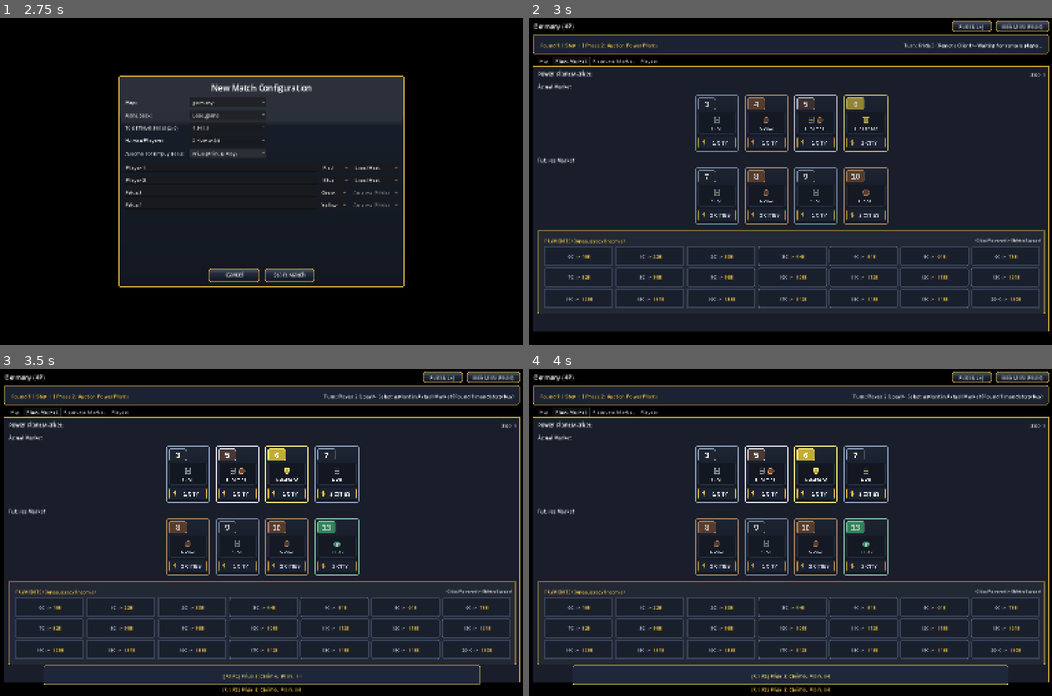
Above: before the commit, frames 1-4 (two rows, left to right).
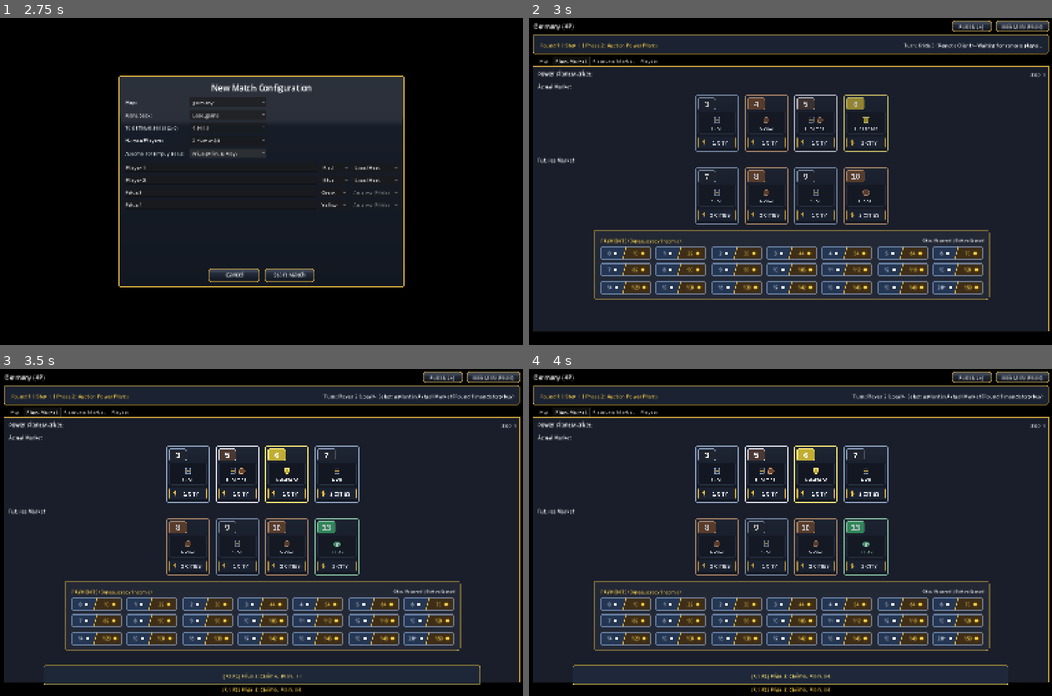
Above: after the commit, the same moments.

Repository: XBigTK13X/wattage-web
Game: Godot game, scene res://scene/Bootstrap/Bootstrap.tscn
Two runs of this game, one before a commit and one after it. Both use one fixed random seed, a clock stepped at 60 frames per second and the inputs below.
Inputs (mouse positions are in pixels of both pictures, inside the frame that each line leads up to):
- Up to frame 1 (2.75 s): click "New Match" at 0.5 s; click "Frida (Print & Play)" at 1.25 s; click "Frida (Print & Play)" at 2 s
- Up to frame 2 (3 s): click "Start Match" at 2.75 s
- Up to frame 3 (3.5 s): no input
- Up to frame 4 (4 s): tap Enter (ui_accept) at 3.5, 3.77 s; move the mouse to (905, 516) at 3.52 s; hold D (pan_right) from 3.53 s (still down); tap Space (confirm_action) at 3.6 s; click (905, 516) at 3.67 s

Frame 1 is identical in both runs. In frame 2, 11% of the frame differs, in the area x 1-99%, y 64-91%; in frame 3, 11%; in frame 4, 11%.

Commit message:
Improve lots of ui elements

Diff:
--- a/script/instance/rules/game_engine.gd
+++ b/script/instance/rules/game_engine.gd
@@ -404,7 +404,7 @@
 	state.auction["last_winner_seat"] = winner_seat
 	state.auction.bought_this_round.append(winner_seat)
 	state.auction.any_plant_sold_this_round = true
-	record_history(state, winner_seat, "Won Plant #" + str(plant_number) + " for " + str(cost) + "E")
+	record_history(state, winner_seat, "Won Plant #" + str(plant_number) + " for " + str(cost) + " Elektro")
 	_advance_phase_two_turn(state)
 
 static func _advance_phase_two_turn(state):
@@ -492,7 +492,7 @@
 	var max_cities = _max_connected_cities(state)
 	PlantMarket.remove_plants_at_or_below(state, max_cities)
 
-	return { accepted = true, error_code = "", message = "Built " + city_id + " for " + str(total_cost) + "E" }
+	return { accepted = true, error_code = "", message = "Built " + city_id + " for " + str(total_cost) + " Elektro" }
 
 static func _handle_power_plants(state, seat_index, parameters):
 	var player = state.players[seat_index]
--- a/script/instance/ui/client_dashboard_view.gd
+++ b/script/instance/ui/client_dashboard_view.gd
@@ -33,10 +33,13 @@
 	if elektro_texture != null:
 		var badge = TextureRect.new()
 		badge.texture = elektro_texture
+		badge.size_flags_vertical = Control.SIZE_SHRINK_CENTER
 		badge.stretch_mode = TextureRect.STRETCH_KEEP_CENTERED
 		elektro_box.add_child(badge)
 
 	_elektro_label = Label.new()
+	_elektro_label.vertical_alignment = VERTICAL_ALIGNMENT_CENTER
+	_elektro_label.size_flags_vertical = Control.SIZE_SHRINK_CENTER
 	_elektro_label.add_theme_font_size_override("font_size", 24)
 	_elektro_label.add_theme_color_override("font_color", Color(0.96, 0.80, 0.28))
 	elektro_box.add_child(_elektro_label)
@@ -95,7 +98,7 @@
 	var turn_badge = "YOUR TURN" if is_my_turn else "Waiting"
 
 	_status_label.text = player_name + " (" + turn_badge + ") | Step " + str(step) + " Phase " + str(phase)
-	_elektro_label.text = str(private_state.get("elektro", 0)) + "E"
+	_elektro_label.text = str(private_state.get("elektro", 0))
 
 	var stored = private_state.get("stored_resources", {})
 	_resources_label.text = "Stored Fuel -> Coal: " + str(stored.get("coal", 0)) + " | Oil: " + str(stored.get("oil", 0)) + " | Garbage: " + str(stored.get("garbage", 0)) + " | Uranium: " + str(stored.get("uranium", 0))
--- a/script/instance/ui/client_map_view.gd
+++ b/script/instance/ui/client_map_view.gd
@@ -169,7 +169,7 @@
 		return
 	var occupancy = _public_state.get("city_occupancy", {}).get(city_id, [])
 	var step = int(_public_state.get("step", 1))
-	var next_cost = "Full" if occupancy.size() >= step else (str(10 + occupancy.size() * 5) + "E")
+	var next_cost = "Full" if occupancy.size() >= step else (str(10 + occupancy.size() * 5) + " Elektro")
 	_inspect_label.text = city.name + " (" + str(city.region_id).capitalize() + ") | Next Slot: " + next_cost + " | Built: " + str(occupancy.size()) + "/" + str(step)
 	var phase = int(_public_state.get("phase", 1))
 	_build_button.visible = (phase == 4 and occupancy.size() < step)
--- a/script/instance/ui/plant_market_panel.gd
+++ b/script/instance/ui/plant_market_panel.gd
@@ -108,7 +108,7 @@
 
 func _build_payments_card():
 	var card = VW.Chrome.panel_container(Vector2(0, 0), Color(0.14, 0.16, 0.21, 0.96), Color(0.85, 0.68, 0.25, 0.85))
-	card.size_flags_horizontal = Control.SIZE_EXPAND_FILL
+	card.size_flags_horizontal = Control.SIZE_SHRINK_CENTER
 
 	var card_layout = VBoxContainer.new()
 	card_layout.add_theme_constant_override("separation", 8)
@@ -126,46 +126,103 @@
 	header_row.add_child(title_label)
 
 	var legend_label = Label.new()
-	legend_label.text = "Cities Powered -> Elektro Earned"
+	legend_label.text = "Cities Powered | Elektro Earned"
 	legend_label.add_theme_font_size_override("font_size", 13)
 	header_row.add_child(legend_label)
 
 	var grid = GridContainer.new()
 	grid.columns = 7
-	grid.size_flags_horizontal = Control.SIZE_EXPAND_FILL
-	grid.add_theme_constant_override("h_separation", 8)
-	grid.add_theme_constant_override("v_separation", 6)
+	grid.add_theme_constant_override("h_separation", 14)
+	grid.add_theme_constant_override("v_separation", 10)
 	card_layout.add_child(grid)
 
+	var bg_texture = VW.Assets.get_ui_texture("payment_cell_bg")
+	var house_texture = VW.Assets.get_token_texture("house_token")
+	var badge_texture = VW.Assets.get_ui_texture("elektro_badge")
 	var payouts = GameEngine.BUREAUCRACY_PAYOUTS
 	for city_count in range(payouts.size()):
-		var cell = VW.Chrome.panel_container(Vector2(0, 42), Color(0.10, 0.12, 0.17, 0.95), Color(0.35, 0.42, 0.54, 0.85))
-		cell.size_flags_horizontal = Control.SIZE_EXPAND_FILL
+		var cell = Control.new()
+		cell.custom_minimum_size = Vector2(164, 44)
+		if bg_texture != null:
+			var bg = TextureRect.new()
+			bg.texture = bg_texture
+			bg.set_anchors_preset(Control.PRESET_FULL_RECT)
+			bg.expand_mode = TextureRect.EXPAND_IGNORE_SIZE
+			bg.stretch_mode = TextureRect.STRETCH_SCALE
+			cell.add_child(bg)
+		else:
+			var fallback_draw = _SlantedCellBackground.new()
+			fallback_draw.set_anchors_preset(Control.PRESET_FULL_RECT)
+			fallback_draw.mouse_filter = Control.MOUSE_FILTER_IGNORE
+			cell.add_child(fallback_draw)
+
 		var cell_row = HBoxContainer.new()
-		cell_row.alignment = BoxContainer.ALIGNMENT_CENTER
-		cell_row.add_theme_constant_override("separation", 8)
+		cell_row.set_anchors_preset(Control.PRESET_FULL_RECT)
+		cell_row.add_theme_constant_override("separation", 0)
 		cell.add_child(cell_row)
 
+		var left_half = HBoxContainer.new()
+		left_half.size_flags_horizontal = Control.SIZE_EXPAND_FILL
+		left_half.alignment = BoxContainer.ALIGNMENT_CENTER
+		left_half.add_theme_constant_override("separation", 5)
+		cell_row.add_child(left_half)
+
 		var cities_label = Label.new()
-		cities_label.text = ("20+" if city_count == 20 else str(city_count)) + "C"
-		cities_label.add_theme_font_size_override("font_size", 14)
-		cities_label.add_theme_color_override("font_color", Color(0.80, 0.86, 0.96))
-		cell_row.add_child(cities_label)
-
-		var arrow_label = Label.new()
-		arrow_label.text = "->"
-		arrow_label.add_theme_font_size_override("font_size", 13)
-		cell_row.add_child(arrow_label)
+		cities_label.text = "20+" if city_count == 20 else str(city_count)
+		cities_label.vertical_alignment = VERTICAL_ALIGNMENT_CENTER
+		cities_label.size_flags_vertical = Control.SIZE_SHRINK_CENTER
+		cities_label.add_theme_font_size_override("font_size", 15)
+		cities_label.add_theme_color_override("font_color", Color(0.84, 0.90, 0.98))
+		left_half.add_child(cities_label)
+
+		if house_texture != null:
+			var house_icon = TextureRect.new()
+			house_icon.texture = house_texture
+			house_icon.custom_minimum_size = Vector2(18, 18)
+			house_icon.size_flags_vertical = Control.SIZE_SHRINK_CENTER
+			house_icon.expand_mode = TextureRect.EXPAND_IGNORE_SIZE
+			house_icon.stretch_mode = TextureRect.STRETCH_KEEP_ASPECT_CENTERED
+			left_half.add_child(house_icon)
+
+		var right_half = HBoxContainer.new()
+		right_half.size_flags_horizontal = Control.SIZE_EXPAND_FILL
+		right_half.alignment = BoxContainer.ALIGNMENT_CENTER
+		right_half.add_theme_constant_override("separation", 5)
+		cell_row.add_child(right_half)
 
 		var payout_label = Label.new()
-		payout_label.text = str(payouts[city_count]) + "E"
+		payout_label.text = str(payouts[city_count])
+		payout_label.vertical_alignment = VERTICAL_ALIGNMENT_CENTER
+		payout_label.size_flags_vertical = Control.SIZE_SHRINK_CENTER
 		payout_label.add_theme_font_size_override("font_size", 15)
 		payout_label.add_theme_color_override("font_color", Color(0.96, 0.80, 0.28))
-		cell_row.add_child(payout_label)
+		right_half.add_child(payout_label)
+
+		if badge_texture != null:
+			var badge = TextureRect.new()
+			badge.texture = badge_texture
+			badge.custom_minimum_size = Vector2(18, 18)
+			badge.size_flags_vertical = Control.SIZE_SHRINK_CENTER
+			badge.expand_mode = TextureRect.EXPAND_IGNORE_SIZE
+			badge.stretch_mode = TextureRect.STRETCH_KEEP_ASPECT_CENTERED
+			right_half.add_child(badge)
 
 		grid.add_child(cell)
 
 	return card
+
+class _SlantedCellBackground extends Control:
+	func _draw():
+		var cell_width = size.x
+		var cell_height = size.y
+		if cell_width <= 0 or cell_height <= 0:
+			return
+		var mid_top = cell_width * 0.51
+		var mid_bot = cell_width * 0.43
+		draw_colored_polygon(PackedVector2Array([Vector2(0, 0), Vector2(mid_top, 0), Vector2(mid_bot, cell_height), Vector2(0, cell_height)]), Color(0.14, 0.21, 0.32, 0.98))
+		draw_colored_polygon(PackedVector2Array([Vector2(mid_top, 0), Vector2(cell_width, 0), Vector2(cell_width, cell_height), Vector2(mid_bot, cell_height)]), Color(0.24, 0.18, 0.09, 0.98))
+		draw_line(Vector2(mid_top, 0), Vector2(mid_bot, cell_height), Color(0.88, 0.71, 0.28, 1.0), 2.0, true)
+		draw_rect(Rect2(Vector2(1, 1), Vector2(cell_width - 2, cell_height - 2)), Color(0.53, 0.63, 0.78, 0.95), false, 2.0)
 
 func set_state(game_state):
 	_game_state = game_state
@@ -202,7 +259,7 @@
 		var bidder_name = players[high_bidder_seat].player_name if high_bidder_seat >= 0 and high_bidder_seat < players.size() else "None"
 		var active_bidder_name = active_player.player_name if active_player != null else "None"
 		var passed_seats = auction.get("passed_seats", [])
-		_auction_info_label.text = "Auctioning Plant #" + str(auction.get("plant_number", 0)) + " | High Bid: " + str(current_bid) + "E (" + bidder_name + ") | Waiting on: " + active_bidder_name + " | Passed: " + str(passed_seats.size())
+		_auction_info_label.text = "Auctioning Plant #" + str(auction.get("plant_number", 0)) + " | High Bid: " + str(current_bid) + " Elektro (" + bidder_name + ") | Waiting on: " + active_bidder_name + " | Passed: " + str(passed_seats.size())
 		_bid_one_button.disabled = not is_local_turn or active_elektro < current_bid + 1
 		_bid_five_button.disabled = not is_local_turn or active_elektro < current_bid + 5
 		_pass_button.disabled = not is_local_turn
--- a/script/instance/ui/player_summary_strip.gd
+++ b/script/instance/ui/player_summary_strip.gd
@@ -76,10 +76,53 @@
 		name_label.add_theme_font_size_override("font_size", 17)
 		name_row.add_child(name_label)
 
+		var elektro_row = HBoxContainer.new()
+		elektro_row.add_theme_constant_override("separation", 6)
+		left_box.add_child(elektro_row)
+
+		var city_total = GameEngine.player_city_count(player)
+		var elektro_label = Label.new()
+		elektro_label.text = str(player.elektro)
+		elektro_label.vertical_alignment = VERTICAL_ALIGNMENT_CENTER
+		elektro_label.size_flags_vertical = Control.SIZE_SHRINK_CENTER
+		elektro_label.add_theme_color_override("font_color", Color(0.96, 0.80, 0.28))
+		elektro_row.add_child(elektro_label)
+
+		var badge_texture = VW.Assets.get_ui_texture("elektro_badge")
+		if badge_texture != null:
+			var badge = TextureRect.new()
+			badge.texture = badge_texture
+			badge.custom_minimum_size = Vector2(18, 18)
+			badge.size_flags_vertical = Control.SIZE_SHRINK_CENTER
+			badge.expand_mode = TextureRect.EXPAND_IGNORE_SIZE
+			badge.stretch_mode = TextureRect.STRETCH_KEEP_ASPECT_CENTERED
+			elektro_row.add_child(badge)
+
+		var separator_label = Label.new()
+		separator_label.text = " | "
+		separator_label.vertical_alignment = VERTICAL_ALIGNMENT_CENTER
+		separator_label.size_flags_vertical = Control.SIZE_SHRINK_CENTER
+		elektro_row.add_child(separator_label)
+
+		var cities_label = Label.new()
+		cities_label.text = str(city_total)
+		cities_label.vertical_alignment = VERTICAL_ALIGNMENT_CENTER
+		cities_label.size_flags_vertical = Control.SIZE_SHRINK_CENTER
+		elektro_row.add_child(cities_label)
+
+		var house_texture = VW.Assets.get_token_texture("house_token")
+		if house_texture != null:
+			var house_icon = TextureRect.new()
+			house_icon.texture = house_texture
+			house_icon.custom_minimum_size = Vector2(18, 18)
+			house_icon.size_flags_vertical = Control.SIZE_SHRINK_CENTER
+			house_icon.expand_mode = TextureRect.EXPAND_IGNORE_SIZE
+			house_icon.stretch_mode = TextureRect.STRETCH_KEEP_ASPECT_CENTERED
+			elektro_row.add_child(house_icon)
+
 		var stats_label = Label.new()
 		var stored = player.get("stored_resources", {})
-		var city_total = GameEngine.player_city_count(player)
-		stats_label.text = "Elektro: " + str(player.elektro) + "E | Cities: " + str(city_total) + "\nFuel: Coal " + str(int(stored.get("coal", 0))) + ", Oil " + str(int(stored.get("oil", 0))) + ", Garbage " + str(int(stored.get("garbage", 0))) + ", Uranium " + str(int(stored.get("uranium", 0)))
+		stats_label.text = "Fuel: Coal " + str(int(stored.get("coal", 0))) + ", Oil " + str(int(stored.get("oil", 0))) + ", Garbage " + str(int(stored.get("garbage", 0))) + ", Uranium " + str(int(stored.get("uranium", 0)))
 		left_box.add_child(stats_label)
 
 		var plants_row = HBoxContainer.new()
--- a/script/instance/ui/resource_market_panel.gd
+++ b/script/instance/ui/resource_market_panel.gd
@@ -78,12 +78,26 @@
 	for price in ALL_PRICES:
 		var price_cell = VW.Chrome.panel_container(Vector2(0, 34), Color(0.16, 0.19, 0.26, 0.95), Color(0.85, 0.68, 0.25, 0.8))
 		price_cell.size_flags_horizontal = Control.SIZE_EXPAND_FILL
+		var price_row = HBoxContainer.new()
+		price_row.alignment = BoxContainer.ALIGNMENT_CENTER
+		price_row.add_theme_constant_override("separation", 3)
+		price_cell.add_child(price_row)
 		var price_label = Label.new()
-		price_label.text = str(price) + "E"
-		price_label.horizontal_alignment = HORIZONTAL_ALIGNMENT_CENTER
+		price_label.text = str(price)
+		price_label.vertical_alignment = VERTICAL_ALIGNMENT_CENTER
+		price_label.size_flags_vertical = Control.SIZE_SHRINK_CENTER
 		price_label.add_theme_font_size_override("font_size", 15)
 		price_label.add_theme_color_override("font_color", Color(0.96, 0.80, 0.28))
-		price_cell.add_child(price_label)
+		price_row.add_child(price_label)
+		var badge_texture = VW.Assets.get_ui_texture("elektro_badge")
+		if badge_texture != null:
+			var badge = TextureRect.new()
+			badge.texture = badge_texture
+			badge.custom_minimum_size = Vector2(16, 16)
+			badge.size_flags_vertical = Control.SIZE_SHRINK_CENTER
+			badge.expand_mode = TextureRect.EXPAND_IGNORE_SIZE
+			badge.stretch_mode = TextureRect.STRETCH_KEEP_ASPECT_CENTERED
+			price_row.add_child(badge)
 		_track_grid.add_child(price_cell)
 
 	var deck_id = str(game_state.get("deck_id", "base_game"))
@@ -151,11 +165,26 @@
 		var buy_box = VBoxContainer.new()
 		buy_box.add_theme_constant_override("separation", 6)
 		buy_card.add_child(buy_box)
+		var stock_row = HBoxContainer.new()
+		stock_row.alignment = BoxContainer.ALIGNMENT_CENTER
+		stock_row.add_theme_constant_override("separation", 4)
+		buy_box.add_child(stock_row)
 		var stock_label = Label.new()
-		var price_text = (str(next_price) + "E") if next_price != -1 else "Empty"
+		var price_text = str(next_price) if next_price != -1 else "Empty"
 		stock_label.text = resource_type.capitalize() + " (" + str(stock) + ") | Next: " + price_text
-		stock_label.horizontal_alignment = HORIZONTAL_ALIGNMENT_CENTER
-		buy_box.add_child(stock_label)
+		stock_label.vertical_alignment = VERTICAL_ALIGNMENT_CENTER
+		stock_label.size_flags_vertical = Control.SIZE_SHRINK_CENTER
+		stock_row.add_child(stock_label)
+		if next_price != -1:
+			var next_badge_texture = VW.Assets.get_ui_texture("elektro_badge")
+			if next_badge_texture != null:
+				var next_badge = TextureRect.new()
+				next_badge.texture = next_badge_texture
+				next_badge.custom_minimum_size = Vector2(16, 16)
+				next_badge.size_flags_vertical = Control.SIZE_SHRINK_CENTER
+				next_badge.expand_mode = TextureRect.EXPAND_IGNORE_SIZE
+				next_badge.stretch_mode = TextureRect.STRETCH_KEEP_ASPECT_CENTERED
+				stock_row.add_child(next_badge)
 		var buy_button = VW.Chrome.styled_button("Buy 1 " + resource_type.capitalize(), 14)
 		buy_button.custom_minimum_size = Vector2(180, 34)
 		buy_button.disabled = not can_buy
Binary file added: asset/ui/payment_cell_bg.png
Not shown, added: asset/ui/payment_cell_bg.png.import
Not shown, added: script/instance/rules/robots_expansion.gd.uid
